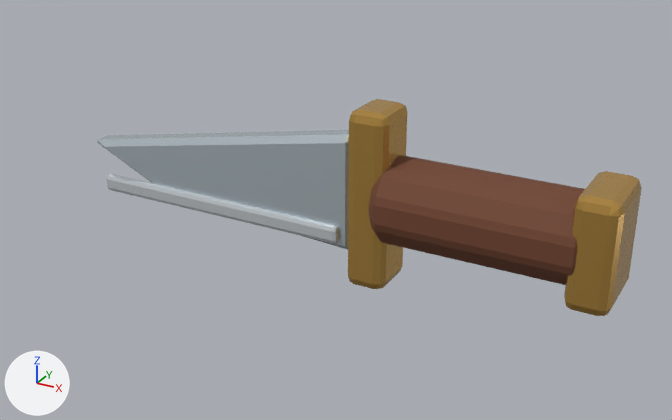
The Blender file src/game/models/hero/tools/knife.blend: old version first, new version second.
Before and after are seen from a 50 mm lens placed at (0.326, -0.911, 0.425), pointed at (-0.157, -0.033, -0.014). The lights are fixed; the arrows at lower left show +X, +Y and +Z. The first picture is the older version.

The first picture shows 'Knife blade', 'Knife cutting edge', 'Knife guard', 'Knife leather handle', 'Knife pommel'.
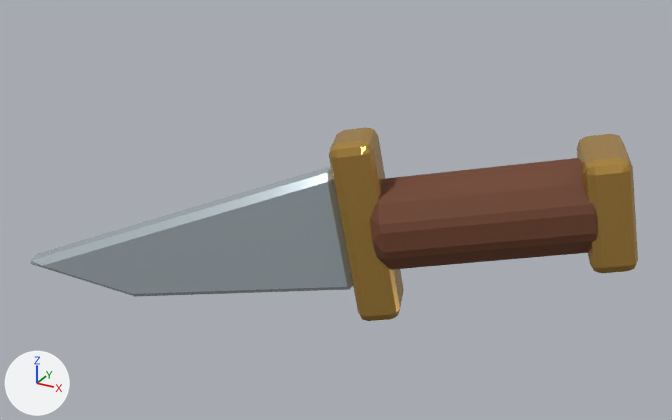
ob_knife_geometry is not drawn itself; it is the parent of ob_knife_leather_handle, ob_knife_guard, ob_knife_pommel, ob_knife_blade, ob_knife_cutting_edge.

Edits to the bpy script that builds the scene:
```text
Change ob_knife_geometry:
    ob_knife_geometry.rotation_euler: (0.0, 1.571, 0.0) -> (0.0, 1.396, 0.349)  # degrees (0, 90, 0) -> degrees (0, 80, 20)
Remove ob_knife_cutting_edge:
    ob_knife_cutting_edge = bpy.data.objects.new('Knife cutting edge', me_cube_002)
    ob_knife_cutting_edge.parent = ob_knife_geometry
    ob_knife_cutting_edge.location = (0.052, -0.021, -0.34)
```

Changed parts and their boxes [x1, y1, x2, y2] in the pictures (672 x 420 px):
'Knife blade', turned
    before: [97, 130, 349, 250]
    after: [31, 166, 353, 297]
'Knife leather handle', turned
    before: [368, 156, 585, 285]
    after: [370, 158, 598, 270]
'Knife guard', turned
    before: [348, 99, 407, 289]
    after: [329, 127, 404, 321]
'Knife pommel', turned
    before: [564, 171, 642, 316]
    after: [577, 134, 638, 273]
'Knife cutting edge', deleted
    before: [107, 174, 339, 243]
